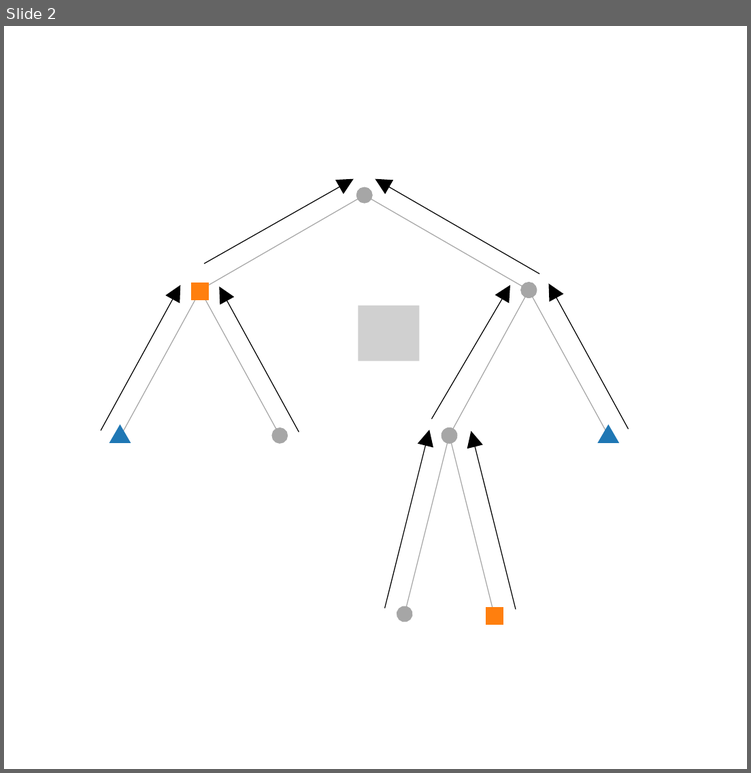
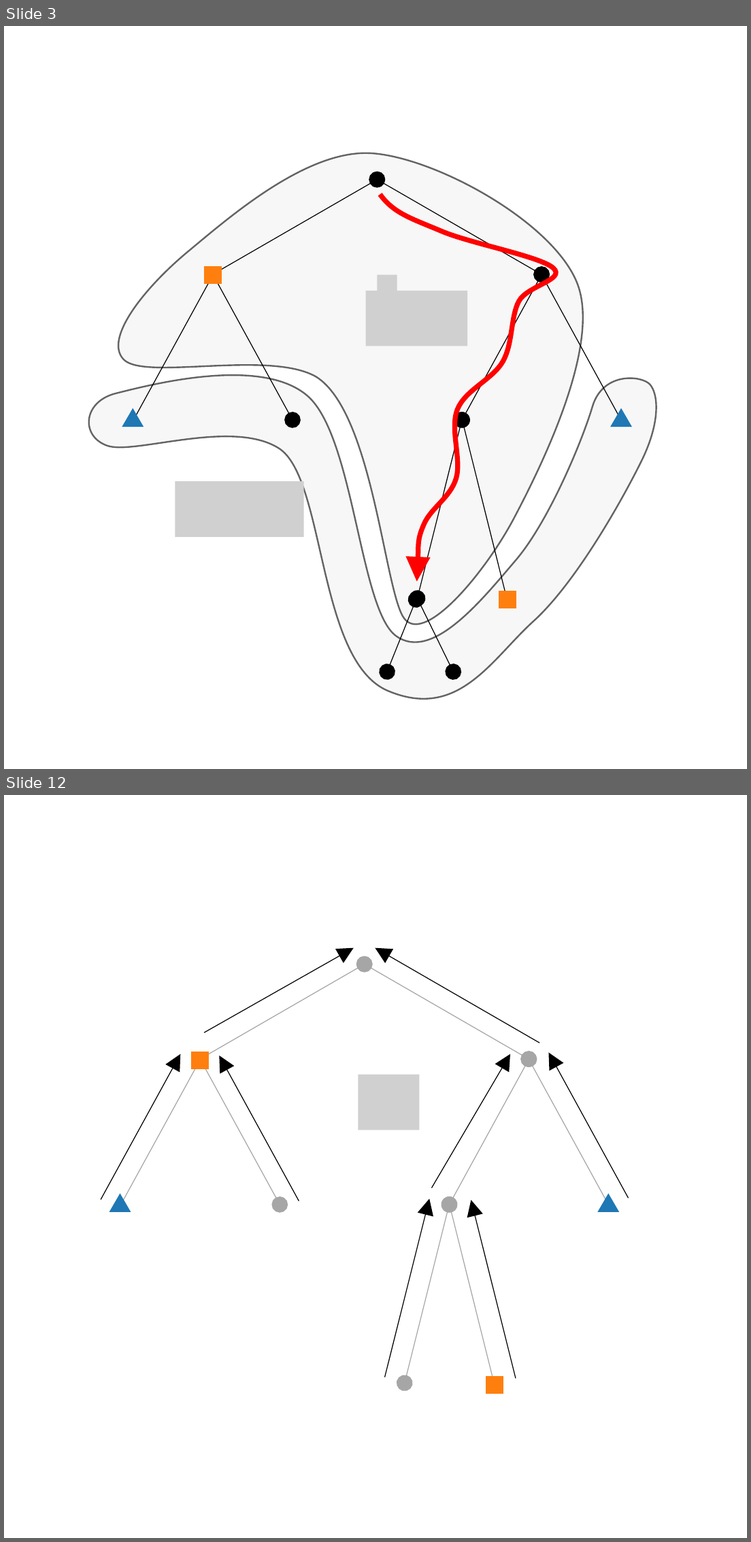
Before and after one commit to eleurent/phd-thesis, a slide deck: 2-Chapters/6-Chapter/img/gbop/trees.pptx. Shown one above the other, each under a label of ours: slide 2 before the commit, slides 3 and 12 after it; the slides between them are not shown. The pictures are 751x773 and 751x1542 pixels, drawn with LibreOffice and Linux fonts; fonts in the diff are those of the drawing; grey boxes stand for pictures. Boxes give left, top, right and bottom in pixels: in the first picture for what was removed or moved away, otherwise in the second. Text is boxed around its words. In the diff, an @@ line names an element or a change of style, - is before the commit and + after.

```diff
--- a/2-Chapters/6-Chapter/img/gbop/trees.pptx
+++ b/2-Chapters/6-Chapter/img/gbop/trees.pptx
@@ slide 3 added at (4, 26, 747, 769), background #FFFFFF @@
@@ freeform shape added at (118, 153, 583, 624), fill #F2F2F2 at 60% opacity, outline #000000 1 pt @@
@@ double arrow added from (213, 275) to (377, 179), #000000 0.5 pt @@
@@ double arrow added from (541, 275) to (377, 179), #000000 0.5 pt @@
@@ freeform shape added at (380, 195, 555, 581), outline #FF0000 3 pt @@
@@ rectangle added at (205, 267, 221, 283), fill #FF7F0E, outline #FF7F0E 1 pt @@
@@ double arrow added from (134, 420) to (213, 275), #000000 0.5 pt @@
@@ double arrow added from (293, 420) to (213, 275), #000000 0.5 pt @@
@@ picture added at (366, 290, 467, 346) @@
@@ picture added at (377, 275, 396, 310) @@
@@ double arrow added from (462, 420) to (541, 275), #000000 0.5 pt @@
@@ double arrow added from (621, 420) to (541, 275), #000000 0.5 pt @@
@@ freeform shape added at (89, 375, 656, 698), fill #F2F2F2 at 60% opacity, outline #000000 1 pt @@
@@ triangle added at (123, 409, 142, 426), fill #1F77B4, outline #1F77B4 1 pt @@
@@ triangle added at (611, 409, 630, 426), fill #1F77B4, outline #1F77B4 1 pt @@
@@ double arrow added from (417, 598) to (462, 420), #000000 0.5 pt @@
@@ double arrow added from (506, 598) to (462, 420), #000000 0.5 pt @@
@@ picture added at (175, 481, 303, 537) @@
@@ rectangle added at (499, 590, 515, 607), fill #FF7F0E, outline #FF7F0E 1 pt @@
@@ double arrow added from (387, 671) to (415, 599), #000000 0.5 pt @@
@@ double arrow added from (453, 671) to (417, 598), #000000 0.5 pt @@
@@ what was slide 2 is now slide 12 @@
```
Also in this commit, not shown: 1 slide changed, 10 other slides added, 1 slide removed, 24 other files.
